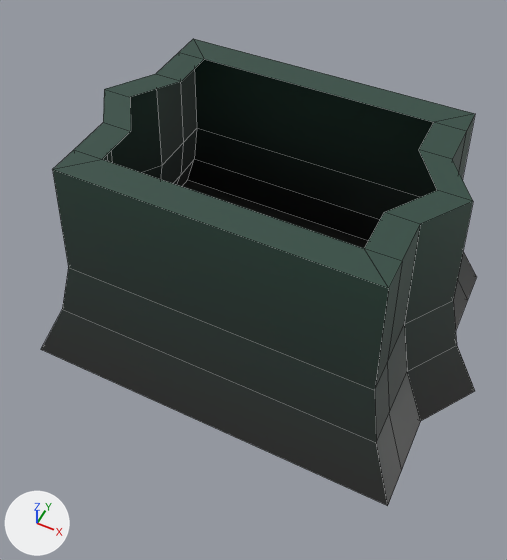
An edit to the FBX model The Demon King/Assets/Art/Props/SM_PillarBottom_01.fbx, drawn before and after from the same camera.
The view is the same before and after, from a 50 mm camera at (1.77, -3.86, 5.19) aimed at (-0.01, -0.31, 0.76). Lighting does not change. The marker at lower left points along +X, +Y and +Z. Mesh edges are drawn as thin lines. Where no turn or scale is listed for an object, it has been applied to the vertices.

Before the edit, the objects in view are built like this:
```python
me_mesh = bpy.data.meshes.new('Mesh')
me_mesh.from_pydata(...)  # 66 vertices, 62 faces; spans x -1.99..1.99, y -1.33..1.33, z 0.0..2.0
me_mesh.materials.append(mat_m_master)  # picture img_t_mastergradient_c_png
ob_sm_pillarbottom_01 = bpy.data.objects.new('SM_PillarBottom_01', me_mesh)
ob_sm_pillarbottom_01.location = (0.0, 0.0, 0.0)
```
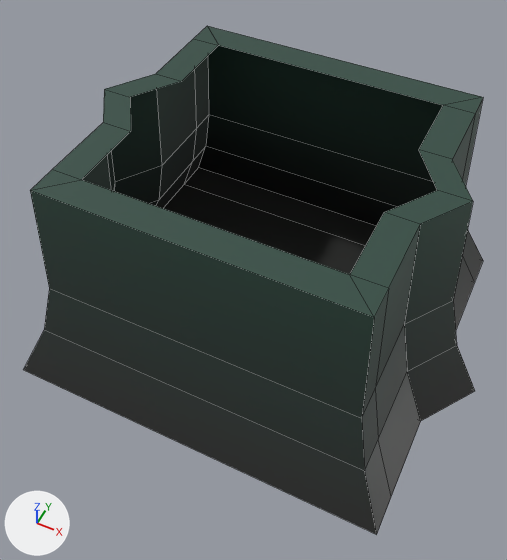
Commit message: Expanded pillars

The change in detail:
me_mesh has 66 vertices, 62 faces and spans x -1.99..1.99, y -1.33..1.33, z 0.0..2.0.
me_mesh is used by ob_sm_pillarbottom_01; location (0.0, 0.0, 0.0).
me_mesh part 1: all 18 vertices in x -1.66..1.66, y -1.33..-0.75, z 0.0..2.0 are moved by (0.0, -0.25, 0.0).
me_mesh part 2: all 18 vertices in x -1.66..1.66, y 0.75..1.33, z 0.0..2.0 are moved by (0.0, 0.25, 0.0).

Boxes (x1, y1, x2, y2) around the edits, measured in the pictures (507 x 560 px; the box of a moved part takes in the faces that stretch with it):
'SM_PillarBottom_01', reshaped (9% taller)
    before: (41, 39, 477, 506)
    after: (24, 26, 483, 535)
part 1 of me_mesh, moved or reshaped
    before: (41, 144, 405, 506)
    after: (24, 144, 405, 535)
part 2 of me_mesh, moved or reshaped
    before: (156, 39, 477, 330)
    after: (156, 26, 483, 330)
